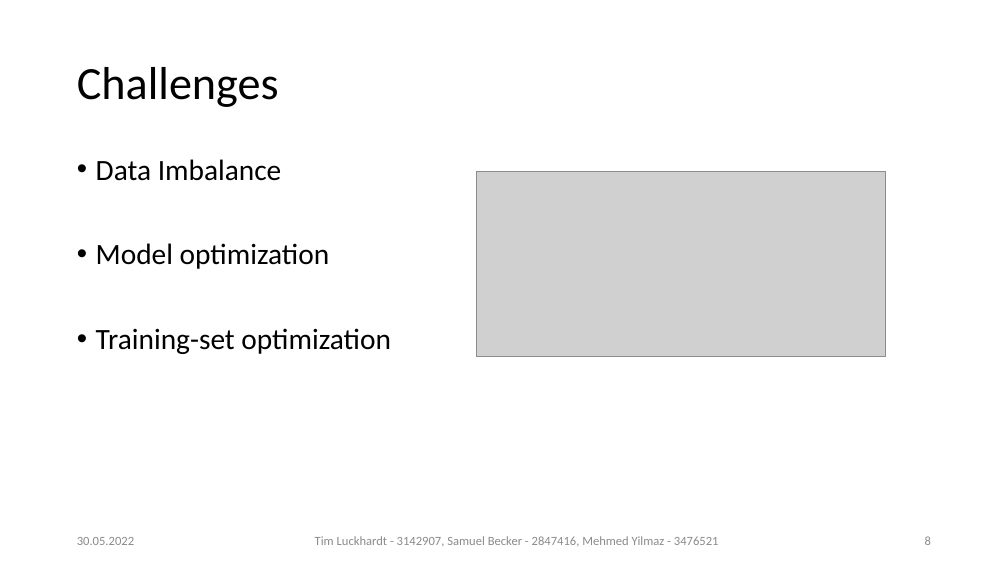
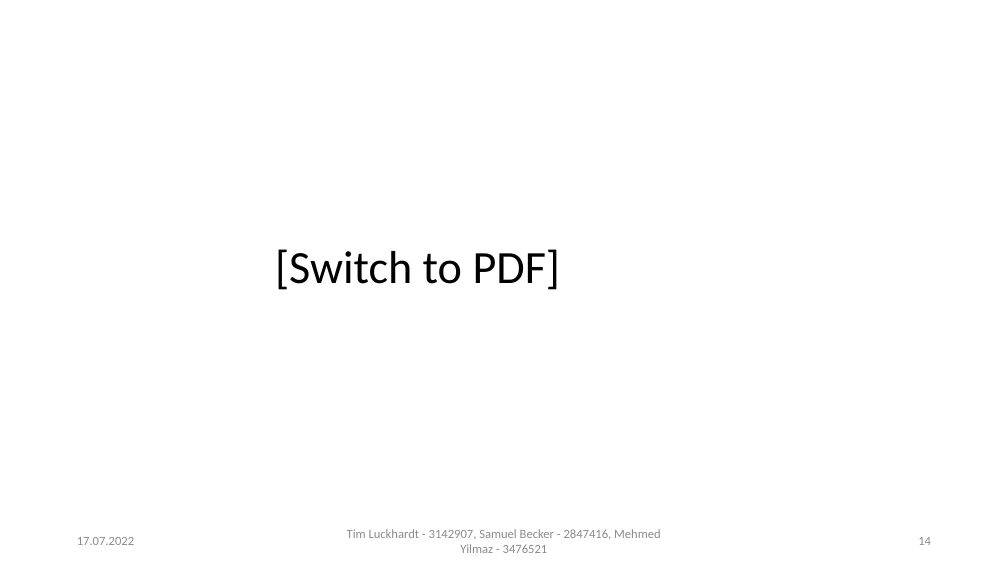
Before and after one commit to TLuckh/GermanArticlesNLP, a slide deck: slide 14 of Team10_ProblemFormulation.pptx (slide 8 before the commit). Drawn at 1008x567 pixels with LibreOffice and Linux fonts; fonts in the diff are those of the drawing; grey boxes stand for pictures. Boxes give left, top, right and bottom in pixels: in the first picture for what was removed or moved away, otherwise in the second. Text is boxed around its words. In the diff, an @@ line names an element or a change of style, - is before the commit and + after.

```diff
--- a/Team10_ProblemFormulation.pptx
+++ b/Team10_ProblemFormulation.pptx
@@ title removed at (77,67,279,107) @@
-Challenges
@@ text removed at (96,159,391,354) @@
-• Data Imbalance
-• Model optimization
-• Training-set optimization
@@ picture removed at (476,171,885,356) @@
@@ title added at (275,249,561,290), 44 pt, text #000000 @@
+[Switch to PDF]
@@ text at (77,537,134,545): text changed @@
-30.05.2022
+17.07.2022
@@ text "Tim Luckhardt - 3142907, Samuel ..." rewrapped from (315,536,719,545) to (347,529,661,553) @@
@@ page number at (918,537,931,545): text changed @@
-8
+14
```
Also in this commit, not shown: 6 other slides changed, 7 slides added, 2 slides removed, 4 other files.
